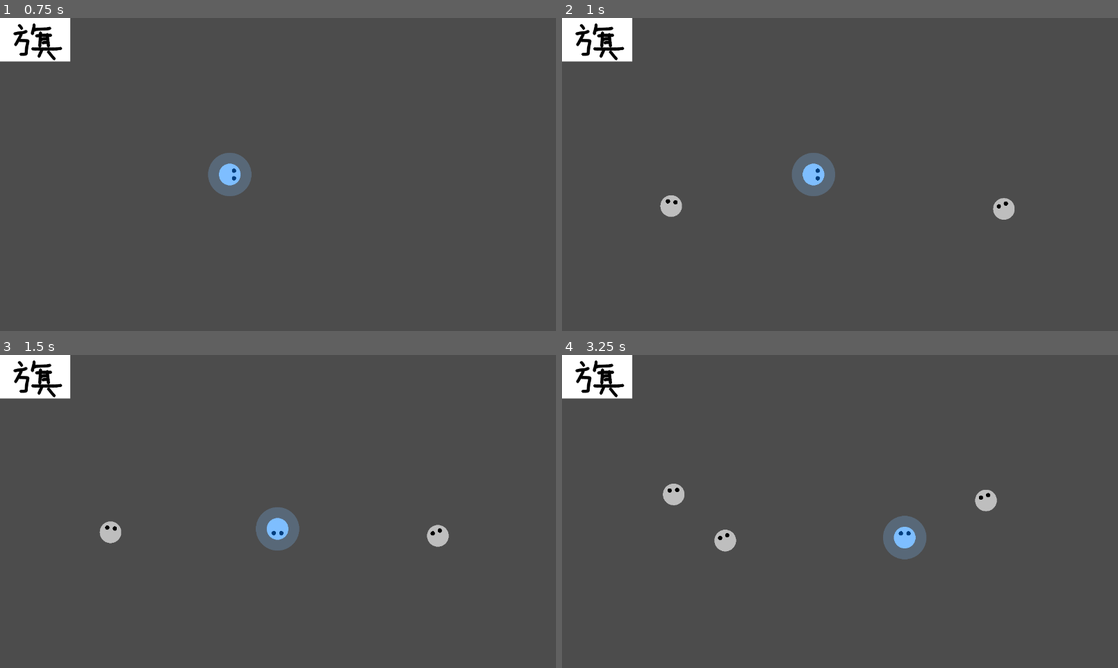
Above: before the commit, frames 1-4 (two rows, left to right).
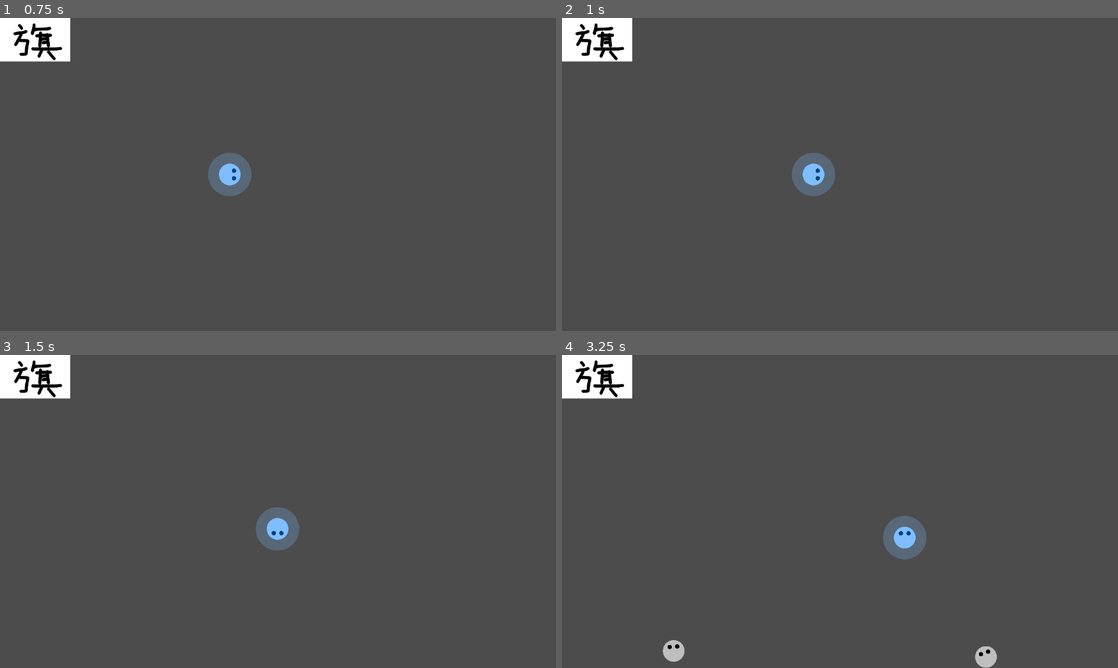
Above: after the commit, the same moments.

Repository: saimukzi/NfaoPoSim
Game: Godot game, scene res://DemoStage/DemoStage.tscn
Two runs of this game, one before a commit and one after it. Both use one fixed random seed, a clock stepped at 60 frames per second and the inputs below. Sound files missing from this copy of the repository are replaced by a short silence.
Inputs:
- Up to frame 1 (0.75 s): tap Enter at 0.5 s; hold Right (game_right) from 0.53 s (still down); hold Z (game_eat) from 0.53 s (still down)
- Up to frame 2 (1 s): keep holding Right (game_right); keep holding Z (game_eat)
- Up to frame 3 (1.5 s): release Right (game_right) at 1.28 s; release Z (game_eat) at 1.28 s; hold Down (game_down) from 1.28 s (still down); tap Z (game_eat) at 1.35 s
- Up to frame 4 (3.25 s): release Down (game_down) at 2.03 s; hold Right (game_right) 2.03-2.78 s; hold Z (game_eat) 2.03-2.78 s; hold Up (game_up) from 2.78 s (still down); tap Z (game_eat) at 2.85 s

Frame 1 is identical in both runs. In frame 2, 0.4% of the frame differs, in the area x 17-82%, y 56-65%; in frame 3, 0.4%; in frame 4, 1.1%, in the area x 18-79%, y 41-100%.

Commit message:
spawn mob from bottom

Diff:
--- a/DemoStage/DemoStage.tscn
+++ b/DemoStage/DemoStage.tscn
@@ -17,7 +17,6 @@
 position = Vector2( 489, 360 )
 
 [node name="MobSpawner" type="Node2D" parent="Game/Map" index="1"]
-position = Vector2( 0, -360 )
 script = ExtResource( 2 )
 map = NodePath("..")
 anthem_system = NodePath("../../AnthemSystem")
